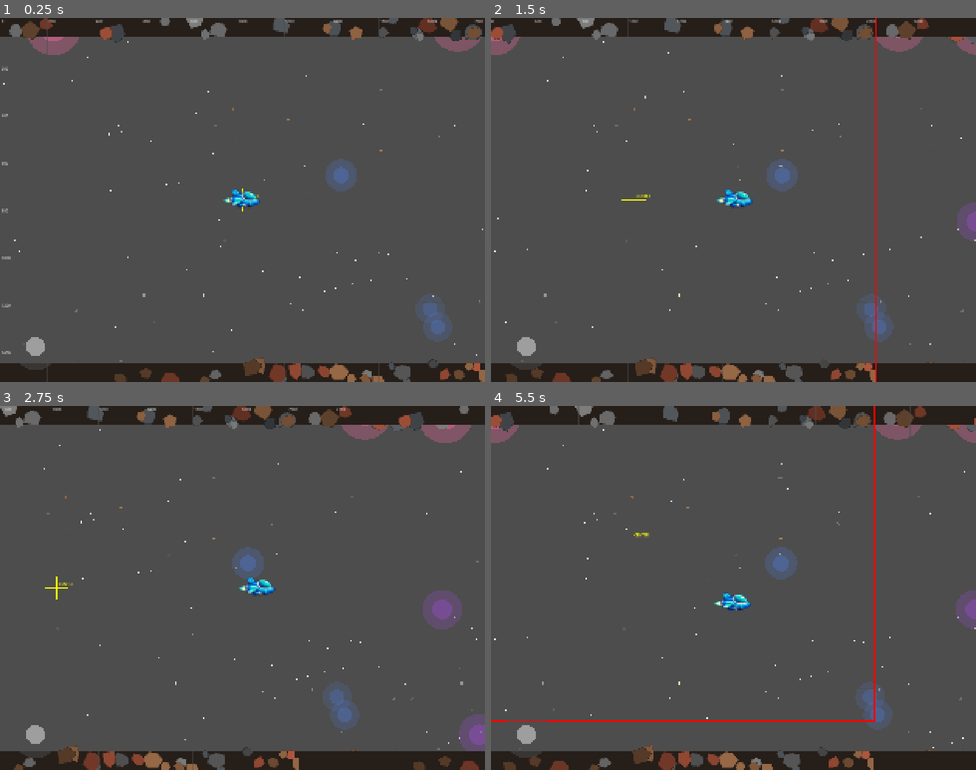
Above: before the commit, frames 1-4 (two rows, left to right).
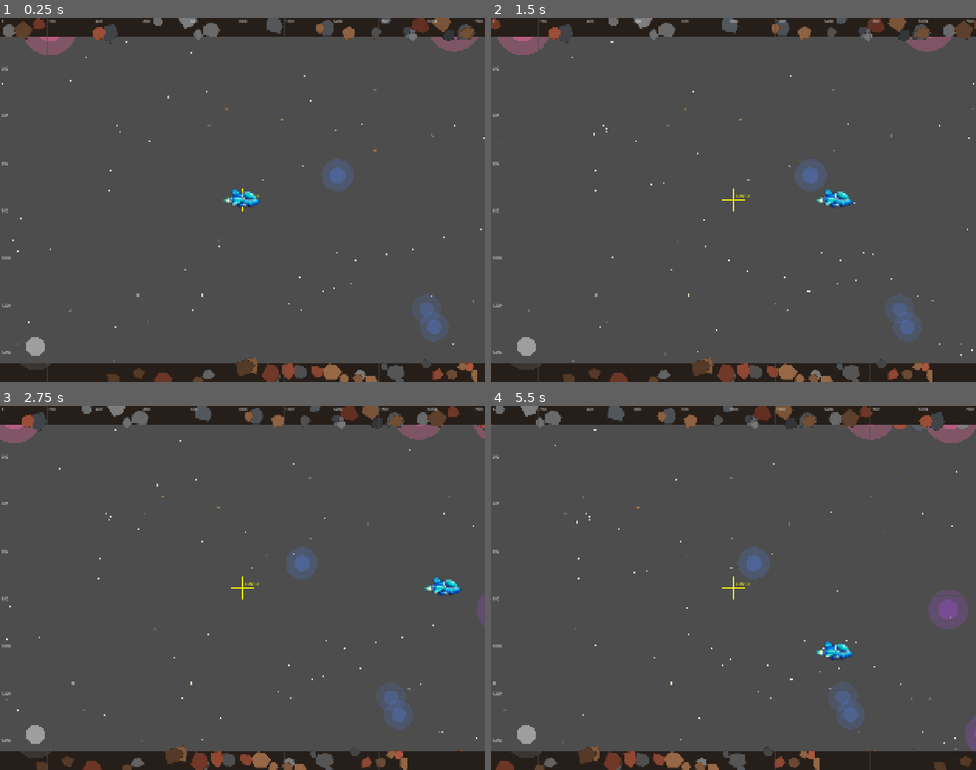
Above: after the commit, the same moments.

Repository: mattzollinhofer/space_scroller
Game: Godot game, scene res://scenes/main.tscn
Same seed, same stepped clock (60 frames per second), same inputs: the game is played once before the commit and once after it.
Inputs (mouse positions are in pixels of both pictures, inside the frame that each line leads up to):
- Up to frame 1 (0.25 s): no input
- Up to frame 2 (1.5 s): move the mouse to (840, 181) at 0.52 s; hold D (move_right) 0.53-1.25 s; click (840, 181) at 0.67 s; drag from (636, 218) to (709, 272) at 1.27 s
- Up to frame 3 (2.75 s): move the mouse to (291, 507) at 2.02 s; hold D (move_right) from 2.03 s (still down)
- Up to frame 4 (5.5 s): release D (move_right) at 2.75 s; drag from (709, 660) to (588, 533) at 2.77 s; move the mouse to (879, 642) at 3.52 s; hold A (move_left) 3.53-4.25 s; drag from (588, 533) to (660, 497) at 4.27 s; move the mouse to (757, 588) at 5.02 s; hold S (move_down) from 5.03 s (still down); click (757, 588) at 5.17 s

The runs differ from the first frame. In frame 1, 4.3% of the frame differs, in the area x 0-100%, y 0-100%; in frame 2, 9.2%; in frame 3, 10%; in frame 4, 10%.

Commit message:
Fix parallax scrolling by disabling player camera
The Camera2D attached to the player was overriding ParallaxBackground's
scroll_offset, preventing the auto-scrolling effect from working. Disabling
the camera allows the parallax layers to scroll correctly.

Also fixed scroll direction so background moves left (player flies right).

Co-Authored-By: Claude <noreply@anthropic.com>

Diff:
--- a/scenes/player.tscn
+++ b/scenes/player.tscn
@@ -17,5 +17,6 @@
 shape = SubResource("RectangleShape2D_player")
 
 [node name="Camera2D" type="Camera2D" parent="."]
+enabled = false
 position_smoothing_enabled = true
 position_smoothing_speed = 8.0
--- a/scripts/scroll_controller.gd
+++ b/scripts/scroll_controller.gd
@@ -7,5 +7,5 @@
 
 
 func _process(delta: float) -> void:
-	# Scroll the background leftward (increasing scroll_offset.x moves layers left)
-	scroll_offset.x += scroll_speed * delta
+	# Scroll the background leftward (decreasing scroll_offset.x moves layers left)
+	scroll_offset.x -= scroll_speed * delta
